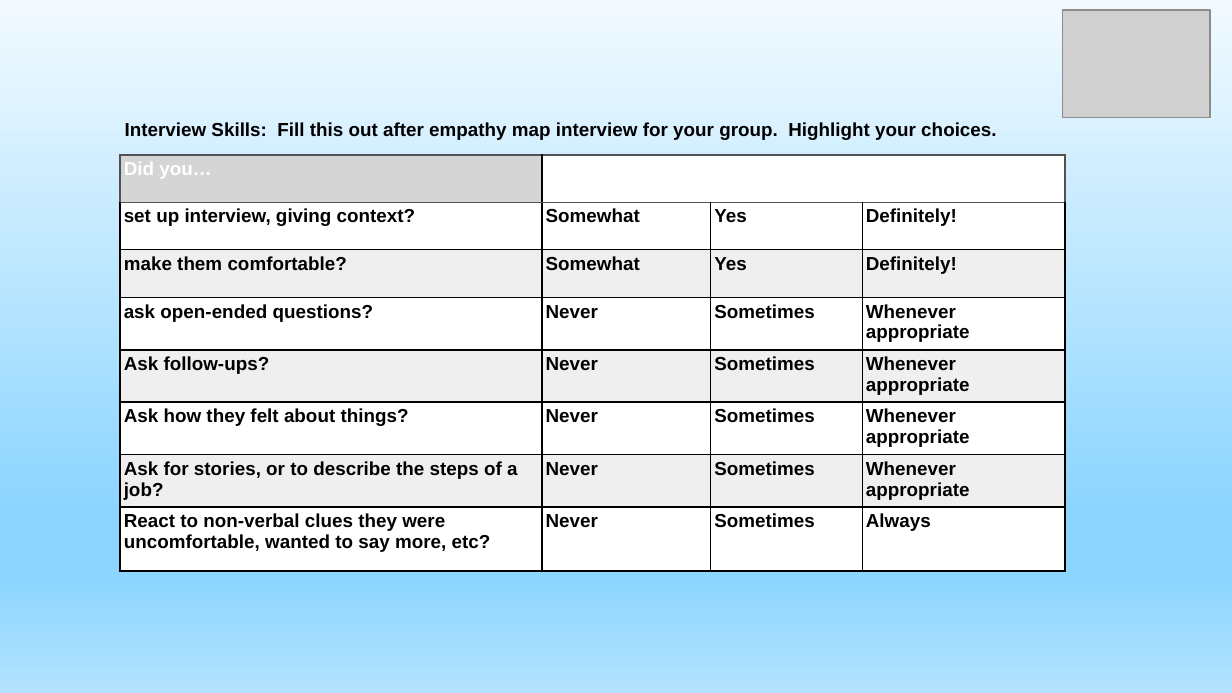
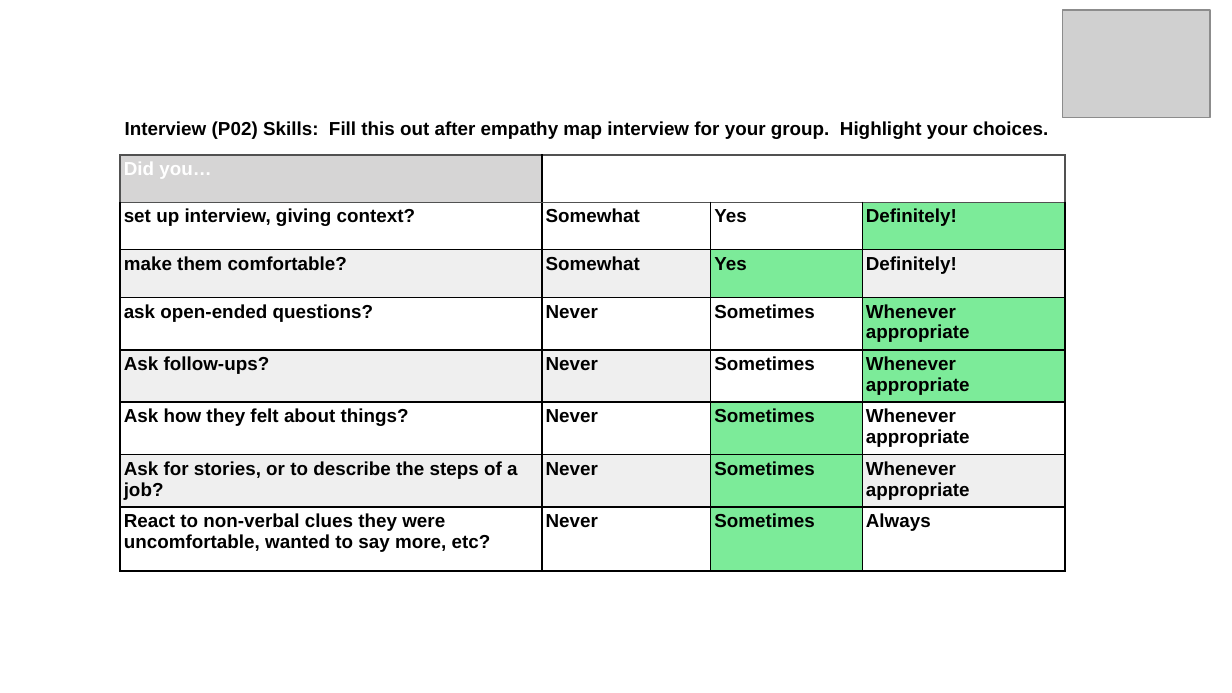
Before and after one commit to davislenover/BurnNEarn, a slide deck: slide 22 of docs/CDs/DesignThinking/DesignThinkingWorksheet.pptx (slide 12 before the commit). Drawn at 1232x693 pixels with LibreOffice and Linux fonts; fonts in the diff are those of the drawing; grey boxes stand for pictures. Boxes give left, top, right and bottom in pixels: in the first picture for what was removed or moved away, otherwise in the second. Text is boxed around its words. In the diff, an @@ line names an element or a change of style, - is before the commit and + after.

```diff
--- a/docs/CDs/DesignThinking/DesignThinkingWorksheet.pptx
+++ b/docs/CDs/DesignThinking/DesignThinkingWorksheet.pptx
@@ background gradient #B3E3FF to #8CD5FF to #F2FAFF to #FFFFFF @@
@@ text at bbox=[125, 121, 1048, 139]: text changed @@
-Interview Skills: Fill this out after empathy map interview for your group. Highlight your choices.
+Interview (P02) Skills: Fill this out after empathy map interview for your group. Highlight your choices.
@@ table at bbox=[121, 155, 1066, 572] @@
@@ fill #FFFFFF to #7CEB99 in 4 cells @@
@@ fill #EFEFEF to #7CEB99 in 3 cells @@
@@ fill #EFEFEF to none in row 5, column 3 @@
```
Also in this commit, not shown: 60 other slides changed, 13 slides added, 9 slides removed, 1 other file.
